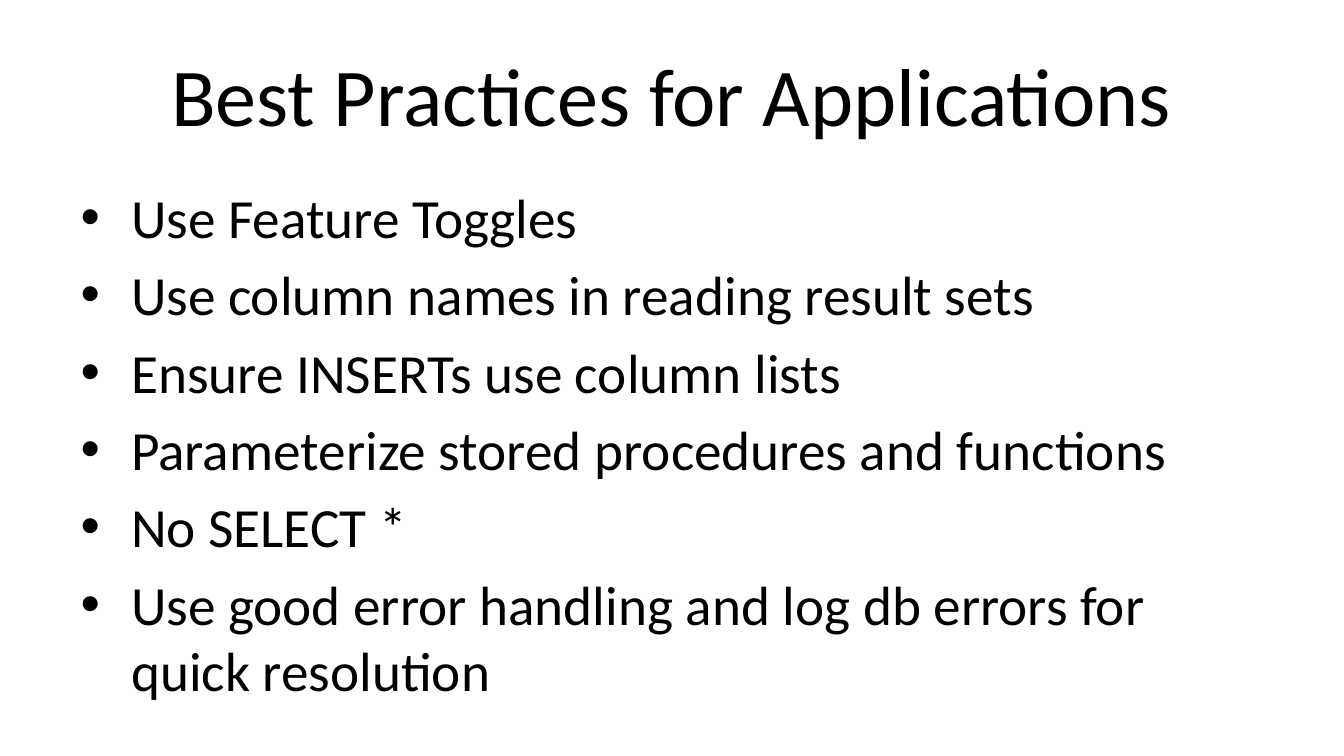
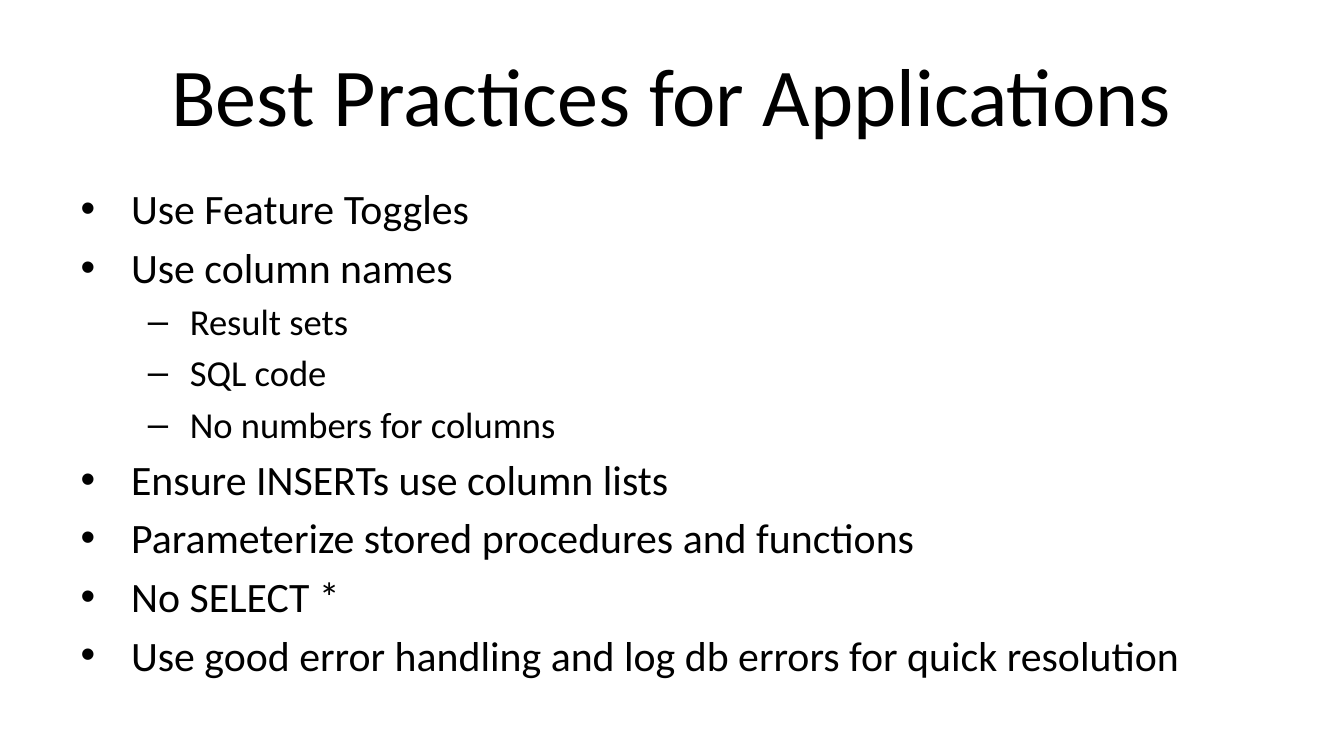
Before and after one commit to way0utwest/ZeroDowntime, a slide deck: slide 34 of VSLive_LasVegas2023_W19_ArchitectZeroDowntime.pptx. Drawn at 1344x756 pixels with LibreOffice and Linux fonts; fonts in the diff are those of the drawing; background and template pictures are left out. Boxes give left, top, right and bottom in pixels: in the first picture for what was removed or moved away, otherwise in the second. Text is boxed around its words. In the diff, an @@ line names an element or a change of style, - is before the commit and + after.

Commit message:
Updated slides with better fonts

```diff
--- a/VSLive_LasVegas2023_W19_ArchitectZeroDowntime.pptx
+++ b/VSLive_LasVegas2023_W19_ArchitectZeroDowntime.pptx
@@ text at box(131, 195, 1179, 679): size 29.6 to 22.4 pt in "Use Feature Toggles", "Ensure INSERTs use column lists", "Parameterize stored procedures and functions", "No SELECT *" and 1 more places; less space between paragraphs @@
@@ text at box(131, 254, 556, 439): text changed; size 29.6 to 19.6 pt @@
-• Use column names in reading result sets
+• Use column names
+  – Result sets
+  – SQL code
+  – No numbers for columns
```
Also in this commit, not shown: 10 other slides changed, 1 slide added.
